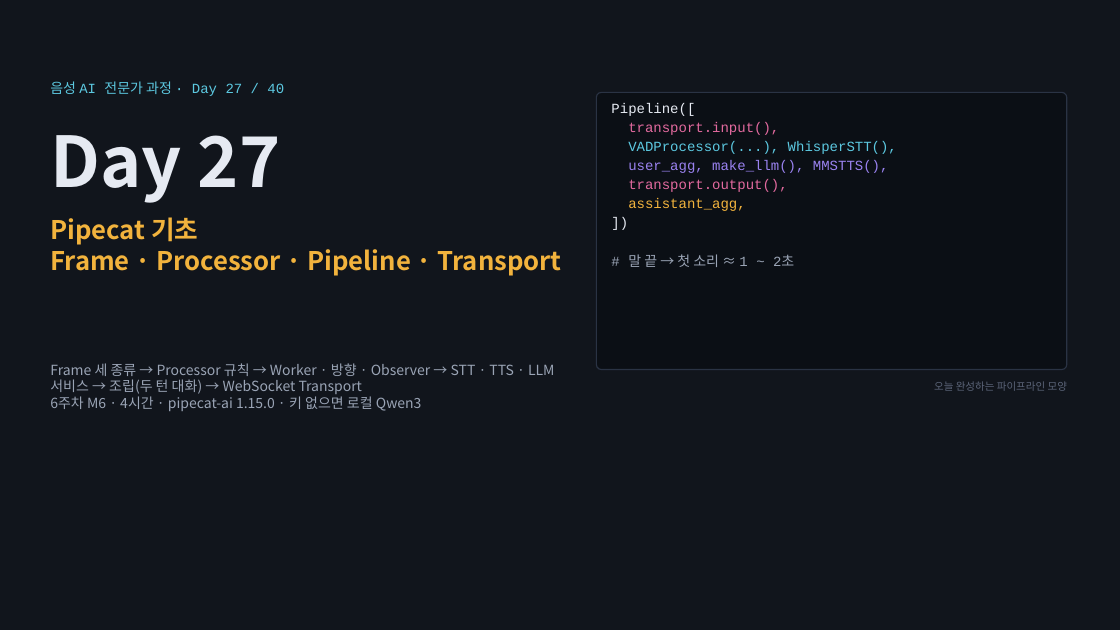
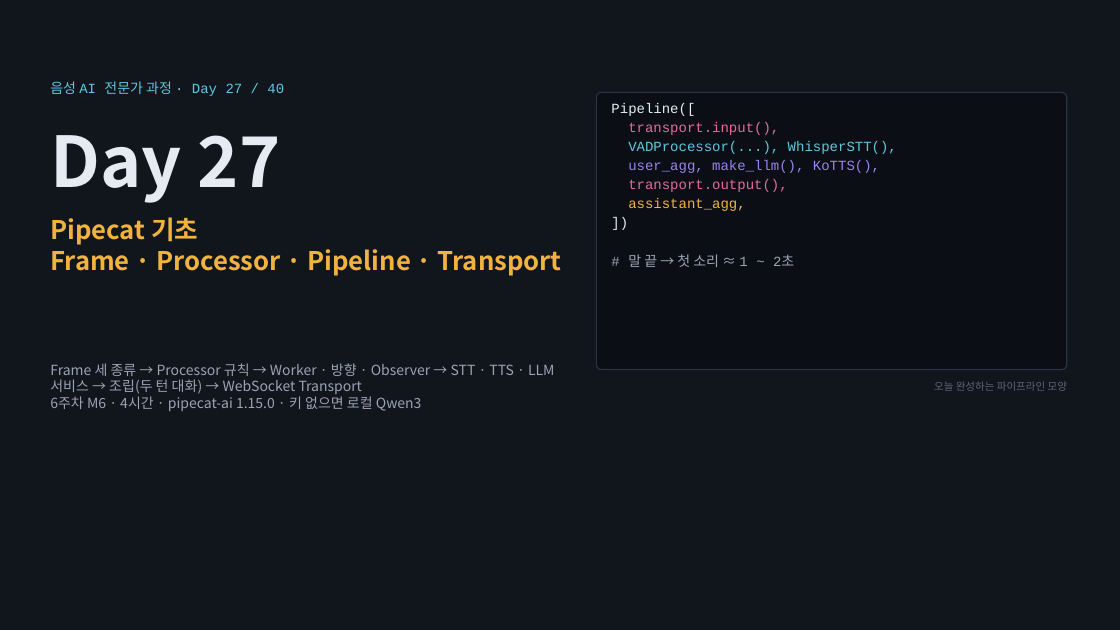
Before and after one commit to imguru-mooc/AI_Voice, a slide deck: slide 1 of day27/D27_Pipecat기초_slides.pptx. Drawn at 1120x630 pixels with LibreOffice and Linux fonts; fonts in the diff are those of the drawing. Boxes give left, top, right and bottom in pixels: in the first picture for what was removed or moved away, otherwise in the second. Text is boxed around its words. In the diff, an @@ line names an element or a change of style, - is before the commit and + after.

```diff
--- a/day27/D27_Pipecat기초_slides.pptx
+++ b/day27/D27_Pipecat기초_slides.pptx
@@ text at box(628, 160, 880, 173): text changed @@
-user_agg, make_llm(), MMSTTS(),
+user_agg, make_llm(), KoTTS(),
```
Also in this commit, not shown: 3 other slides changed, 4 other files.
